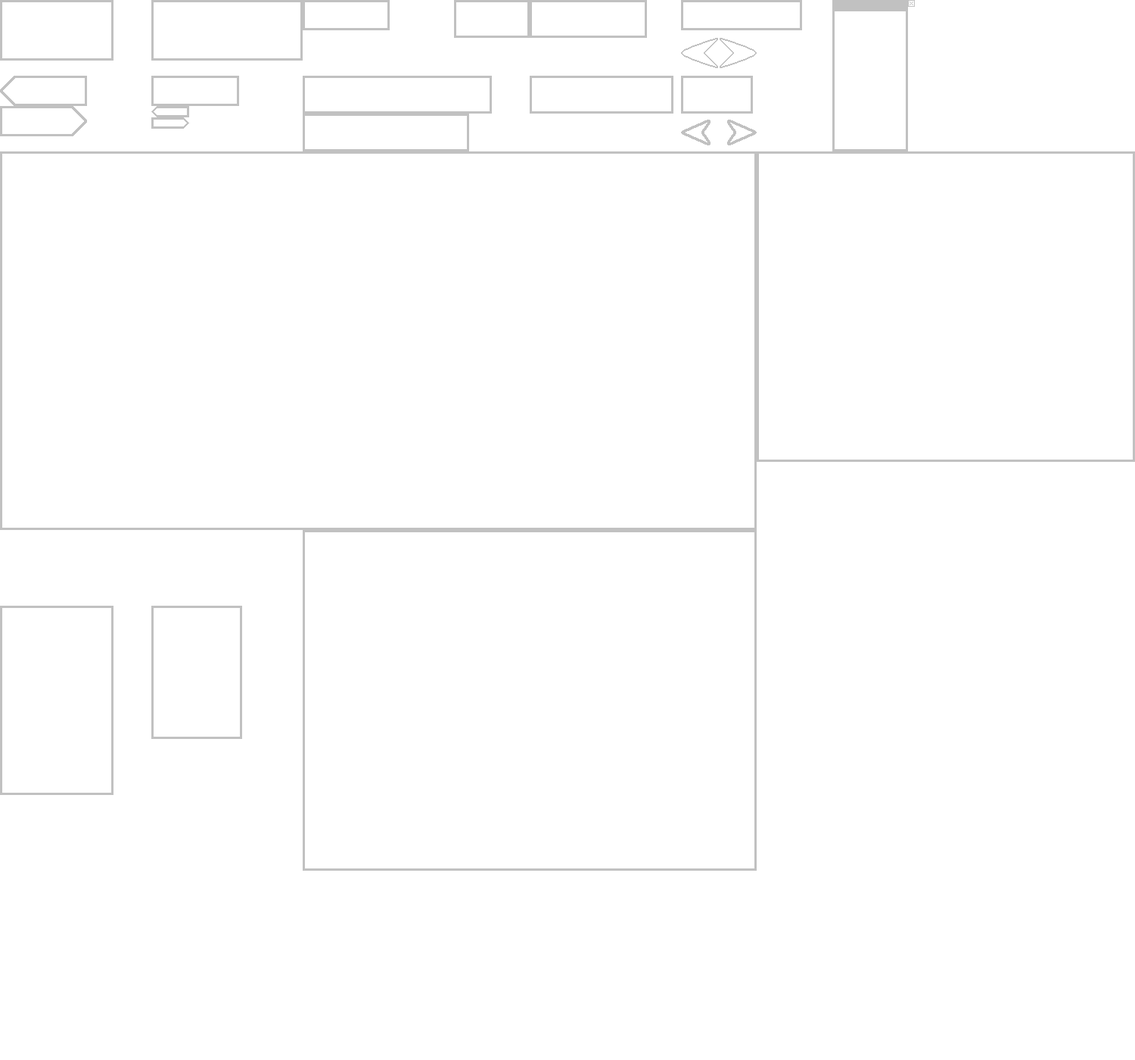
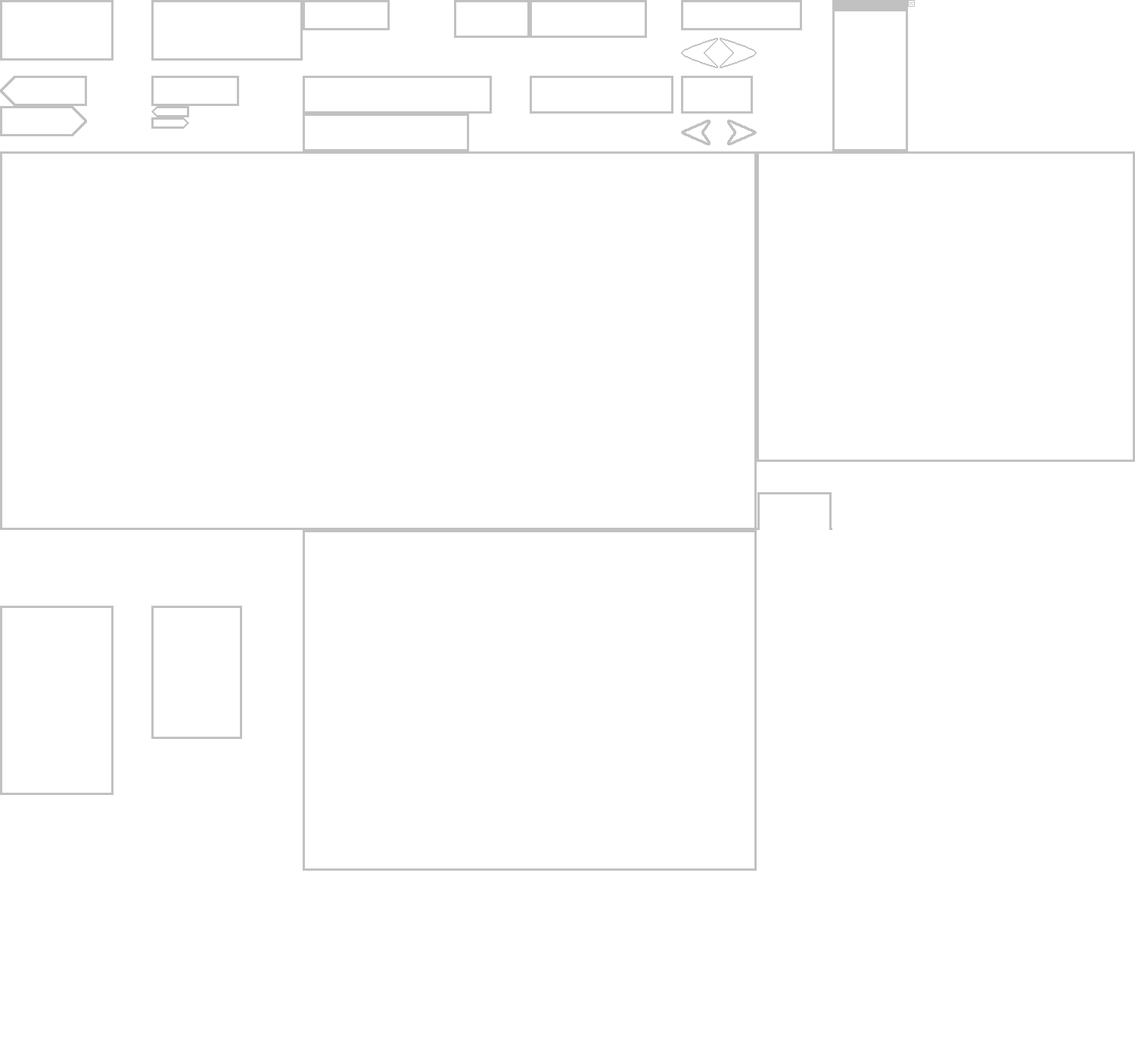
Before/after of a 1135×1060 layered artwork. What changed in the layer stack:
painted on "Background" over (x1=756, y1=492, x2=833, y2=530)
